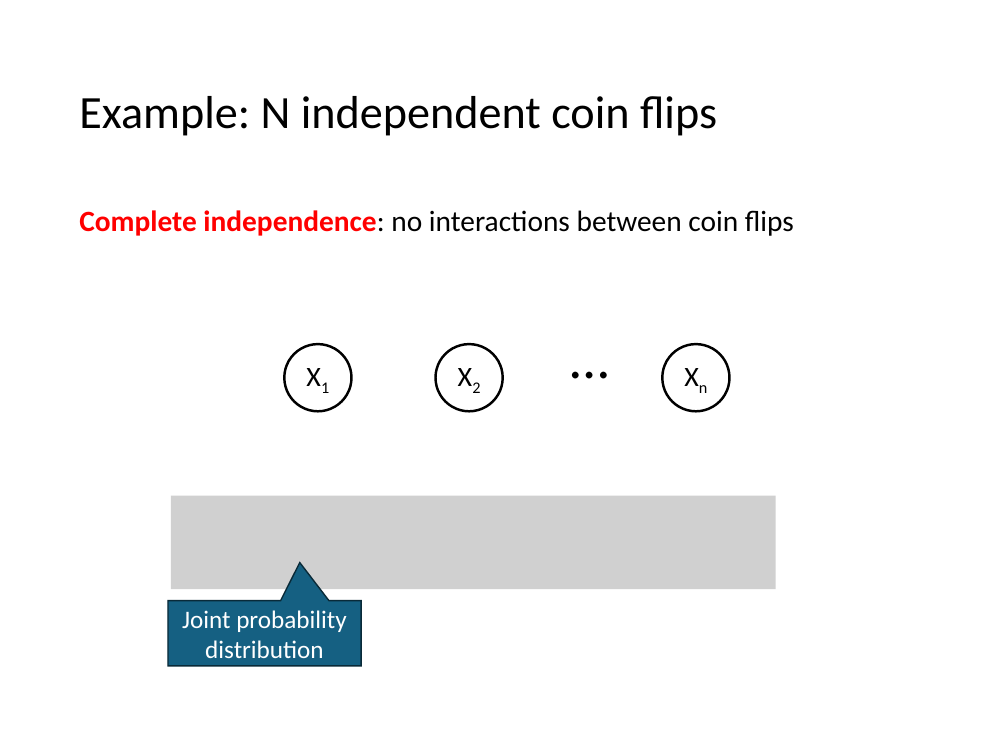
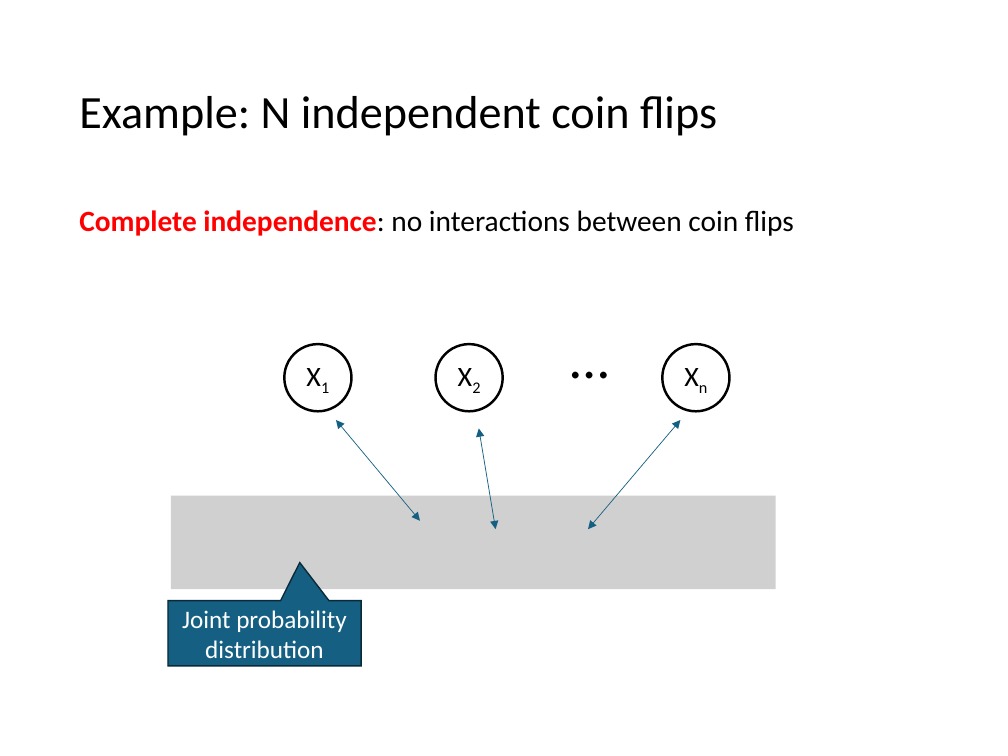
Before and after one commit to mhahsler/CS7320-AI, a slide deck: slide 7 of slides/13_bayes_nets.pptx. Drawn at 1008x756 pixels with LibreOffice and Linux fonts; fonts in the diff are those of the drawing; grey boxes stand for pictures. Boxes give left, top, right and bottom in pixels: in the first picture for what was removed or moved away, otherwise in the second. Text is boxed around its words. In the diff, an @@ line names an element or a change of style, - is before the commit and + after.

```diff
--- a/slides/13_bayes_nets.pptx
+++ b/slides/13_bayes_nets.pptx
@@ double arrow added from (336, 420) to (420, 521), #156082 0.5 pt @@
@@ double arrow added from (479, 428) to (496, 529), #156082 0.5 pt @@
@@ double arrow added from (680, 420) to (588, 529), #156082 0.5 pt @@
```
Also in this commit, not shown: 19 other slides changed, 16 other files.
